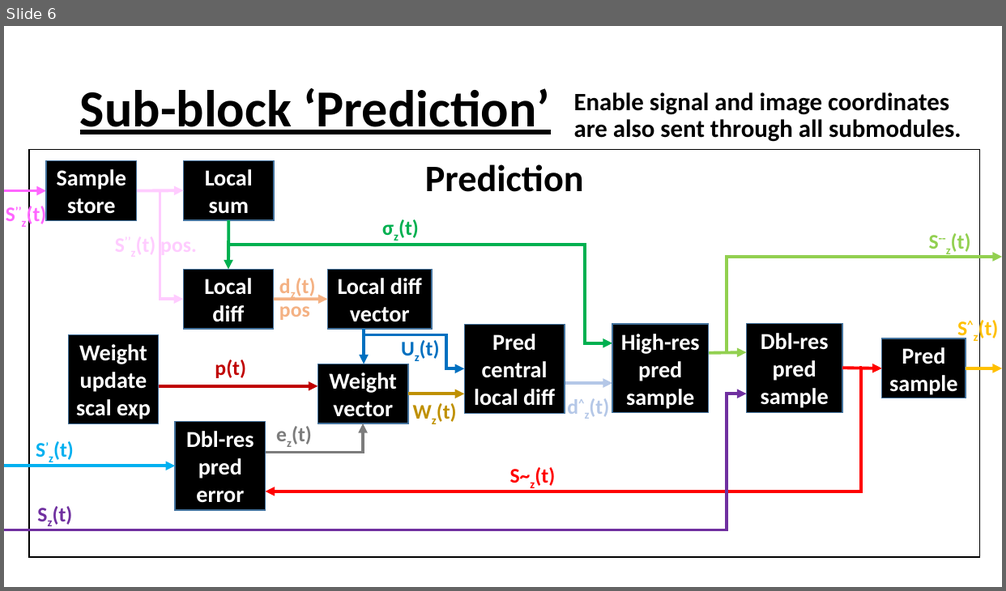
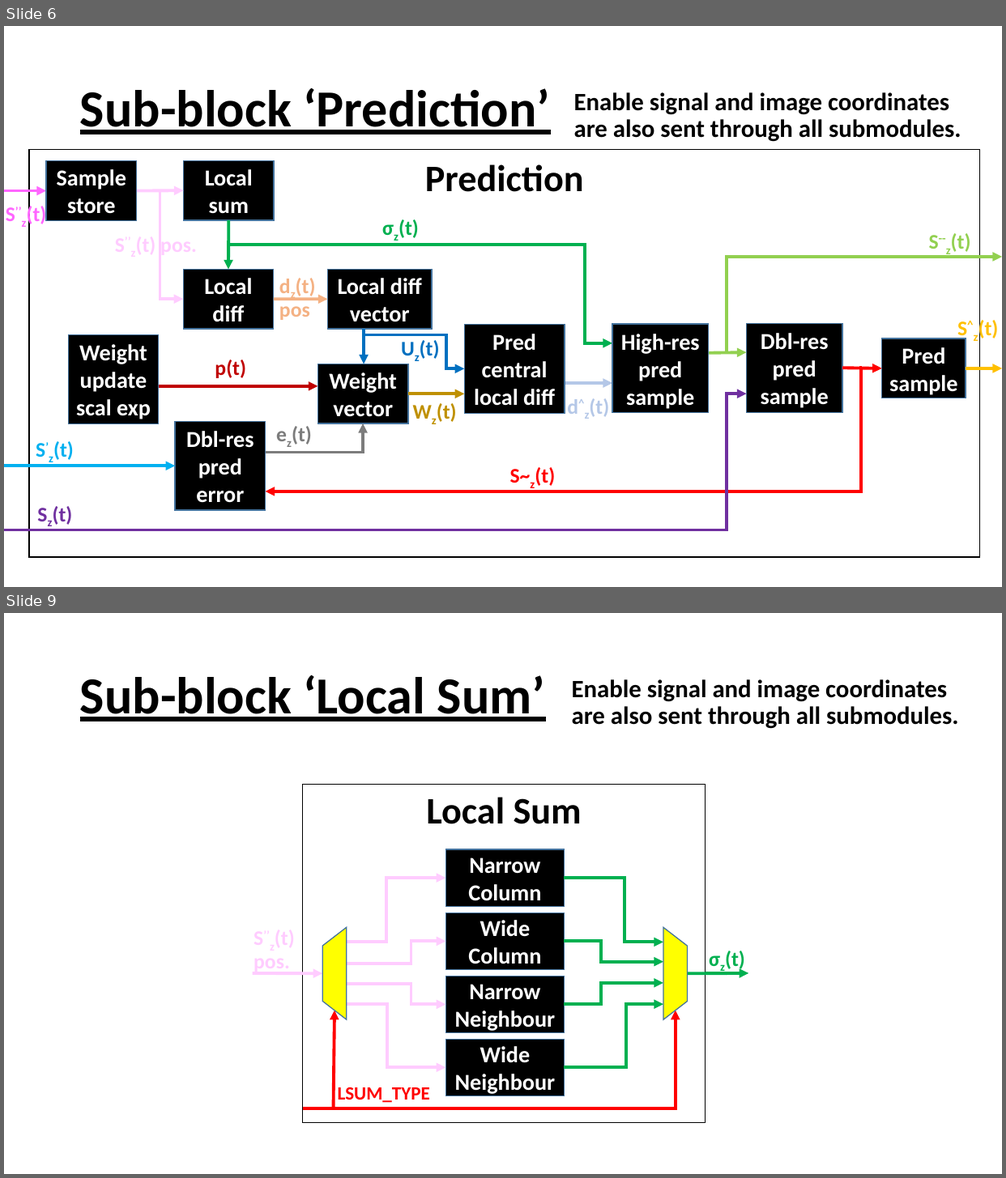
Before and after one commit to CristianG89/CCSDS123_Issue2, a slide deck: Block diagram.pptx. Shown one above the other, each under a label of ours: slide 6 before the commit, slides 6 and 9 after it; the slides between them are not shown. The pictures are 1006x591 and 1006x1178 pixels, drawn with LibreOffice and Linux fonts; fonts in the diff are those of the drawing. Boxes give left, top, right and bottom in pixels: in the first picture for what was removed or moved away, otherwise in the second. Text is boxed around its words. In the diff, an @@ line names an element or a change of style, - is before the commit and + after.

Commit message:
Predictor block updated. TBC on Master Thesis

```diff
--- a/Block diagram.pptx
+++ b/Block diagram.pptx
@@ slide 9 added at (4,613,1002,1174), background #FFFFFF @@
@@ title added at (80,675,545,722), 50 pt, text #000000, bold, underline @@
+Sub-block ‘Local Sum’
@@ text added at (572,679,958,729), 24 pt, text #000000, bold @@
+Enable signal and image coordinates are also sent through all submodules.
@@ rectangle added at (303,785,705,1123), fill #FFFFFF, outline #000000 1 pt, 36 pt, text #000000, bold @@
+Local Sum
@@ rectangle added at (445,850,564,906), fill #000000, outline #43739E 1 pt, 22 pt, text #FFFFFF, bold @@
+Narrow Column
@@ elbow arrow added from (347, 943) to (445, 878), #FFCCFF 3 pt @@
@@ elbow arrow added from (564, 878) to (663, 943), #00B050 3 pt @@
@@ flow chart manual operation added at (322,928,347,1020), fill #FFFF00, outline #43739E 1 pt @@
@@ rectangle added at (445,914,564,970), fill #000000, outline #43739E 1 pt, 22 pt, text #FFFFFF, bold @@
+Wide Column
@@ flow chart manual operation added at (663,928,687,1020), fill #FFFF00, outline #43739E 1 pt @@
@@ elbow arrow added from (347, 964) to (445, 942), #FFCCFF 3 pt @@
@@ elbow arrow added from (564, 942) to (663, 962), #00B050 3 pt @@
@@ text added at (725,951,745,971), 20 pt, text #00B050, bold @@
+σz(t)
@@ arrow added from (253, 973) to (323, 973), #FFCCFF 3 pt @@
@@ rectangle added at (445,976,564,1033), fill #000000, outline #43739E 1 pt, 22 pt, text #FFFFFF, bold @@
+Narrow Neighbour
@@ arrow added from (688, 973) to (749, 973), #00B050 3 pt @@
@@ elbow arrow added from (347, 984) to (445, 1004), #FFCCFF 3 pt @@
@@ elbow arrow added from (564, 1004) to (663, 983), #00B050 3 pt @@
@@ elbow arrow added from (303, 1109) to (675, 1011), #FF0000 3 pt @@
@@ arrow added from (334, 1109) to (335, 1011), #FF0000 3 pt @@
@@ elbow arrow added from (347, 1004) to (445, 1067), #FFCCFF 3 pt @@
@@ elbow arrow added from (564, 1067) to (663, 1004), #00B050 3 pt @@
@@ rectangle added at (445,1039,564,1096), fill #000000, outline #43739E 1 pt, 22 pt, text #FFFFFF, bold @@
+Wide Neighbour
@@ text added at (338,1088,430,1103), 18 pt, text #FF0000, bold @@
+LSUM_TYPE
```
Also in this commit, not shown: 3 slides changed, 4 other slides added, 23 other files.
